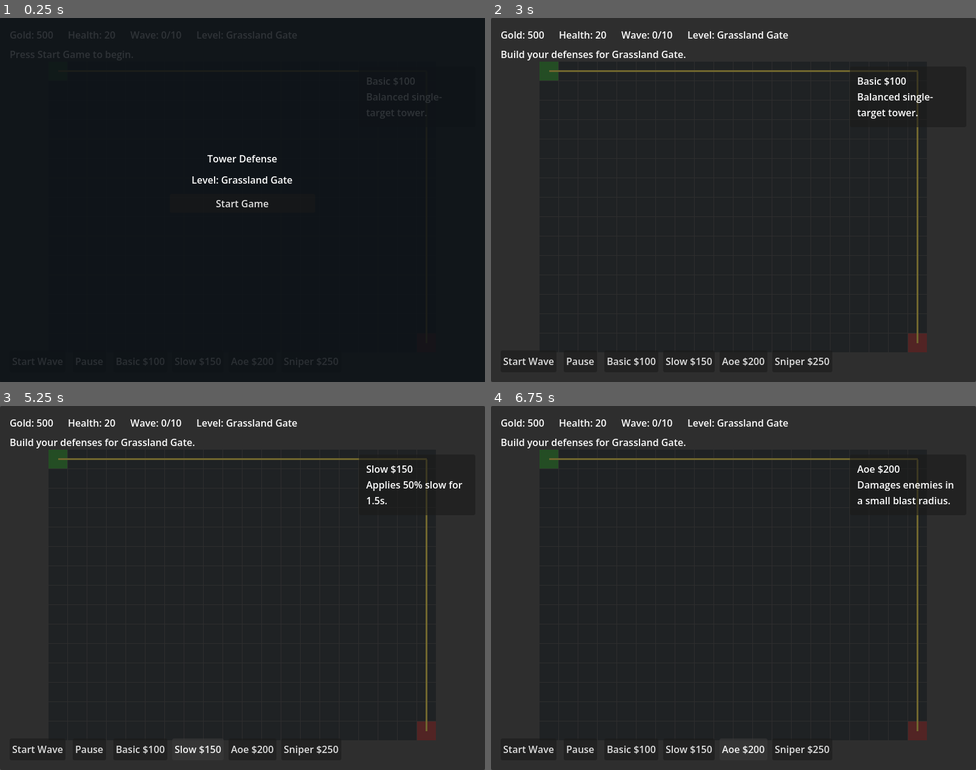
Above: before the commit, frames 1-4 (two rows, left to right).
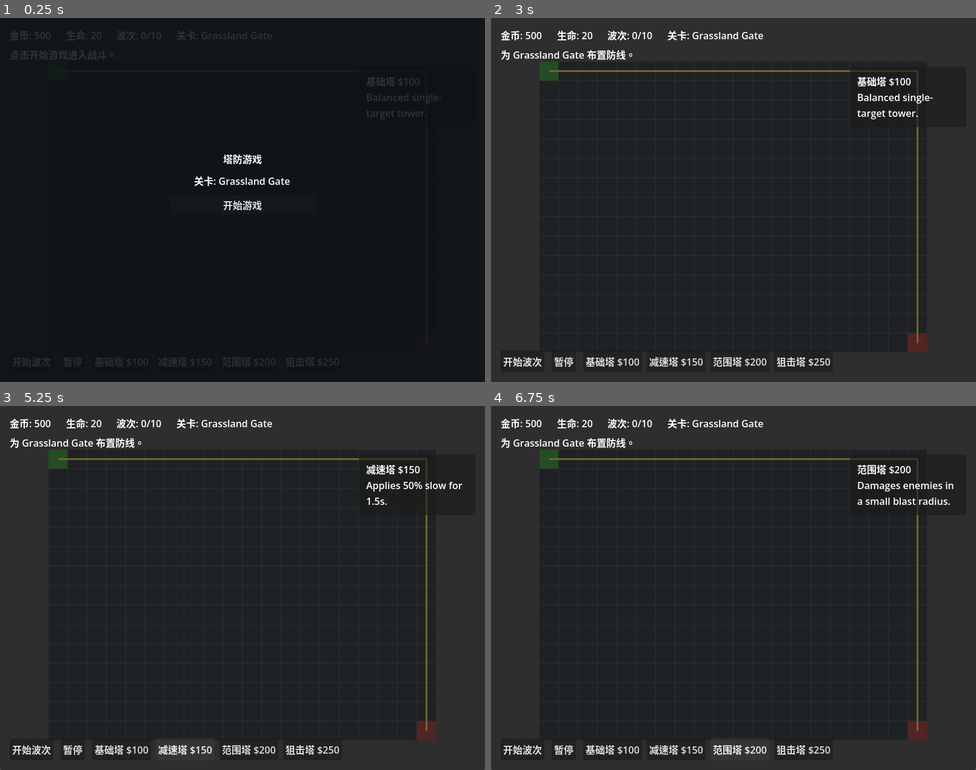
Above: after the commit, the same moments.

Repository: fmnxgmf/tower
Game: Godot game, scene res://scenes/main.tscn
Two runs of this game, one before a commit and one after it. Both use one fixed random seed, a clock stepped at 60 frames per second and the inputs below.
Inputs (mouse positions are in pixels of both pictures, inside the frame that each line leads up to):
- Up to frame 1 (0.25 s): no input
- Up to frame 2 (3 s): click "Pause" (after the commit: "暂停") at 0.5 s; click "Start Wave" (after the commit: "开始波次") at 1.25 s; click "Start Wave" (after the commit: "开始波次") at 2 s; click "Start Game" (after the commit: "开始游戏") at 2.75 s
- Up to frame 3 (5.25 s): click (140, 748) at 3.5 s, where only the run before the commit has a clickable "Basic $100"; click (121, 748) at 4.25 s, where only the run after the commit has a clickable "基础塔 $100"; click (198, 748) at 5 s, where only the run before the commit has a clickable "Slow $150"
- Up to frame 4 (6.75 s): click (675, 748) at 5.75 s, where only the run after the commit has a clickable "减速塔 $150"; click (743, 748) at 6.5 s, where only the run before the commit has a clickable "Aoe $200"

The runs differ from the first frame. In frame 1, 1.6% of the frame differs, in the area x 2-91%, y 3-96%; in frame 2, 2.6%; in frame 3, 2.6%; in frame 4, 2.7%, in the area x 2-96%, y 3-96%.

Commit message:
Localize UI and fix tower placement input

Diff:
--- a/scenes/main.tscn
+++ b/scenes/main.tscn
@@ -22,6 +22,7 @@
 [node name="UI" type="CanvasLayer" parent="."]
 
 [node name="Panel" type="Panel" parent="UI"]
+mouse_filter = 2
 offset_left = 0.0
 offset_top = 0.0
 offset_right = 800.0
@@ -35,23 +36,23 @@
 theme_override_constants/separation = 24
 
 [node name="GoldLabel" type="Label" parent="UI/Panel/TopBar"]
-text = "Gold: 500"
+text = "金币: 500"
 
 [node name="HealthLabel" type="Label" parent="UI/Panel/TopBar"]
-text = "Health: 20"
+text = "生命: 20"
 
 [node name="WaveLabel" type="Label" parent="UI/Panel/TopBar"]
-text = "Wave: 0/10"
+text = "波次: 0/10"
 
 [node name="LevelLabel" type="Label" parent="UI/Panel/TopBar"]
-text = "Level: Grassland Gate"
+text = "关卡: 草原关口"
 
 [node name="StatusLabel" type="Label" parent="UI/Panel"]
 offset_left = 16.0
 offset_top = 48.0
 offset_right = 760.0
 offset_bottom = 72.0
-text = "Prepare your defenses."
+text = "准备布置你的防线。"
 
 [node name="TowerInfoPanel" type="Panel" parent="UI/Panel"]
 offset_left = 592.0
@@ -64,7 +65,7 @@
 offset_top = 12.0
 offset_right = 176.0
 offset_bottom = 88.0
-text = "Basic $100\nBalanced single-target tower."
+text = "基础塔 $100\n均衡的单体输出防御塔。"
 autowrap_mode = 3
 
 [node name="BottomBar" type="HBoxContainer" parent="UI/Panel"]
@@ -75,10 +76,10 @@
 theme_override_constants/separation = 12
 
 [node name="StartWaveButton" type="Button" parent="UI/Panel/BottomBar"]
-text = "Start Wave"
+text = "开始波次"
 
 [node name="PauseButton" type="Button" parent="UI/Panel/BottomBar"]
-text = "Pause"
+text = "暂停"
 
 [node name="TowerButtons" type="HBoxContainer" parent="UI/Panel/BottomBar"]
 size_flags_horizontal = 3
@@ -103,15 +104,15 @@
 theme_override_constants/separation = 12
 
 [node name="StartTitleLabel" type="Label" parent="UI/StartOverlay/Center"]
-text = "Tower Defense"
+text = "塔防游戏"
 horizontal_alignment = 1
 
 [node name="StartLevelLabel" type="Label" parent="UI/StartOverlay/Center"]
-text = "Level: Grassland Gate"
+text = "关卡: 草原关口"
 horizontal_alignment = 1
 
 [node name="StartGameButton" type="Button" parent="UI/StartOverlay/Center"]
-text = "Start Game"
+text = "开始游戏"
 
 [node name="ResultOverlay" type="ColorRect" parent="UI"]
 visible = false
@@ -132,14 +133,14 @@
 theme_override_constants/separation = 12
 
 [node name="ResultLabel" type="Label" parent="UI/ResultOverlay/Center"]
-text = "Victory!"
+text = "胜利！"
 horizontal_alignment = 1
 
 [node name="NextLevelButton" type="Button" parent="UI/ResultOverlay/Center"]
-text = "Next Level"
+text = "下一关"
 
 [node name="RestartButton" type="Button" parent="UI/ResultOverlay/Center"]
-text = "Restart"
+text = "重新开始"
 
 [node name="PauseOverlay" type="ColorRect" parent="UI"]
 visible = false
@@ -160,8 +161,8 @@
 theme_override_constants/separation = 12
 
 [node name="PauseLabel" type="Label" parent="UI/PauseOverlay/Center"]
-text = "Paused"
+text = "已暂停"
 horizontal_alignment = 1
 
 [node name="ResumeButton" type="Button" parent="UI/PauseOverlay/Center"]
-text = "Resume"
+text = "继续"
--- a/scripts/main.gd
+++ b/scripts/main.gd
@@ -86,8 +86,14 @@
     var defs := {}
     for tower_type in tower_scenes.keys():
         var balance = wave_spawner.get_tower_balance(tower_type)
+        var chinese_name: String = {
+            "basic": "基础塔",
+            "slow": "减速塔",
+            "aoe": "范围塔",
+            "sniper": "狙击塔"
+        }.get(tower_type, tower_type)
         defs[tower_type] = {
-            "label": "%s $%d" % [tower_type.capitalize(), int(balance.get("cost", 0))],
+            "label": "%s $%d" % [chinese_name, int(balance.get("cost", 0))],
             "cost": int(balance.get("cost", 0)),
             "info": String(balance.get("info", ""))
         }
@@ -99,9 +105,9 @@
     result_overlay.visible = false
     pause_overlay.visible = false
     next_level_button.visible = false
-    start_title_label.text = "Tower Defense"
-    start_level_label.text = "Level: %s" % level_data.get("name", "Unknown")
-    status_label.text = "Press Start Game to begin."
+    start_title_label.text = "塔防游戏"
+    start_level_label.text = "关卡: %s" % level_data.get("name", "未知")
+    status_label.text = "点击开始游戏进入战斗。"
     GameManager.set_paused(false)
     get_tree().paused = false
     _refresh_ui()
@@ -129,7 +135,7 @@
     game_started = true
     start_wave_button.disabled = false
     _refresh_ui()
-    status_label.text = "Build your defenses for %s." % level_data.get("name", "this level")
+    status_label.text = "为 %s 布置防线。" % level_data.get("name", "当前关卡")
 
 func _clear_battlefield() -> void:
     for node: Node in tower_container.get_children():
@@ -166,11 +172,11 @@
 
 func _refresh_ui() -> void:
     var level_data: Dictionary = level_manager.get_current_level()
-    gold_label.text = "Gold: %d" % GameManager.gold
-    health_label.text = "Health: %d" % GameManager.health
-    wave_label.text = "Wave: %d/%d" % [GameManager.current_wave, GameManager.TOTAL_WAVES]
-    level_label.text = "Level: %s" % level_data.get("name", "Unknown")
-    pause_button.text = "Resume" if GameManager.game_state == "PAUSED" else "Pause"
+    gold_label.text = "金币: %d" % GameManager.gold
+    health_label.text = "生命: %d" % GameManager.health
+    wave_label.text = "波次: %d/%d" % [GameManager.current_wave, GameManager.TOTAL_WAVES]
+    level_label.text = "关卡: %s" % level_data.get("name", "未知")
+    pause_button.text = "继续" if GameManager.game_state == "PAUSED" else "暂停"
     tower_info_panel.visible = true
 
 func _unhandled_input(event: InputEvent) -> void:
@@ -193,10 +199,10 @@
         return
     var data: Dictionary = defs[selected_tower_type]
     if not GameManager.can_afford(int(data.cost)):
-        status_label.text = "Not enough gold for %s." % selected_tower_type.capitalize()
+        status_label.text = "%s 金币不足。" % data.label
         return
     if not game_map.can_build_at(cell):
-        status_label.text = "That placement would block the path."
+        status_label.text = "该位置会堵死路径，无法建造。"
         return
     var tower = tower_scenes[selected_tower_type].instantiate()
     tower_container.add_child(tower)
@@ -212,7 +218,7 @@
     for enemy: Node in get_tree().get_nodes_in_group("enemies"):
         if enemy.has_method("update_path"):
             enemy.update_path()
-    status_label.text = "%s built." % selected_tower_type.capitalize()
+    status_label.text = "%s 已建造。" % data.label
 
 func _on_start_game_pressed() -> void:
     _start_level(level_manager.current_level_index)
@@ -240,7 +246,7 @@
 
 func spawn_enemy(enemy_type: String) -> void:
     if not wave_spawner.enemy_scenes.has(enemy_type):
-        push_warning("Unknown enemy type requested: %s" % enemy_type)
+        push_warning("未知敌人类型: %s" % enemy_type)
         return
     var scene: PackedScene = wave_spawner.enemy_scenes[enemy_type]
     var enemy = scene.instantiate()
@@ -250,10 +256,10 @@
     enemy.enemy_died.connect(func(reward: int) -> void: GameManager.add_gold(reward))
 
 func _on_wave_started(wave_number: int) -> void:
-    status_label.text = "Wave %d started." % wave_number
+    status_label.text = "第 %d 波开始。" % wave_number
 
 func _on_wave_completed(wave_number: int) -> void:
-    status_label.text = "Wave %d cleared." % wave_number
+    status_label.text = "第 %d 波已清除。" % wave_number
     start_wave_button.disabled = false
 
 func _on_all_waves_completed() -> void:
@@ -265,7 +271,7 @@
     result_overlay.visible = true
     pause_overlay.visible = false
     next_level_button.visible = won and active_level_index < level_manager.levels.size() - 1
-    result_label.text = "Victory!" if won else "Defeat!"
+    result_label.text = "胜利！" if won else "失败！"
     status_label.text = result_label.text
     if won and active_level_index < level_manager.levels.size() - 1:
         level_manager.current_level_index = active_level_index + 1
--- a/tests/test_core_logic.gd
+++ b/tests/test_core_logic.gd
@@ -87,6 +87,11 @@
     for node_path in ui_paths:
         if main.get_node_or_null(node_path) == null:
             failures.append("missing UI node %s" % node_path)
+    var root_panel = main.get_node_or_null("UI/Panel")
+    if root_panel == null:
+        failures.append("missing root UI panel")
+    elif root_panel.mouse_filter != Control.MOUSE_FILTER_IGNORE:
+        failures.append("root UI panel should ignore mouse so map clicks can place towers")
 
     if failures.is_empty():
         manager.reset()
